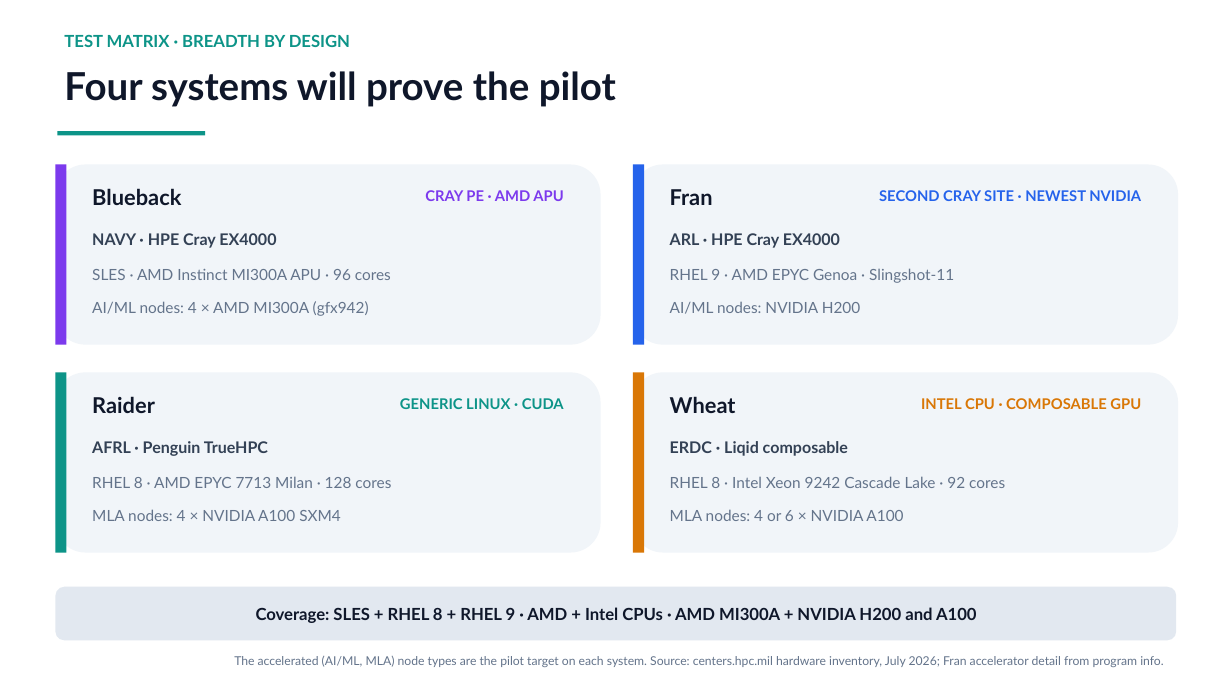
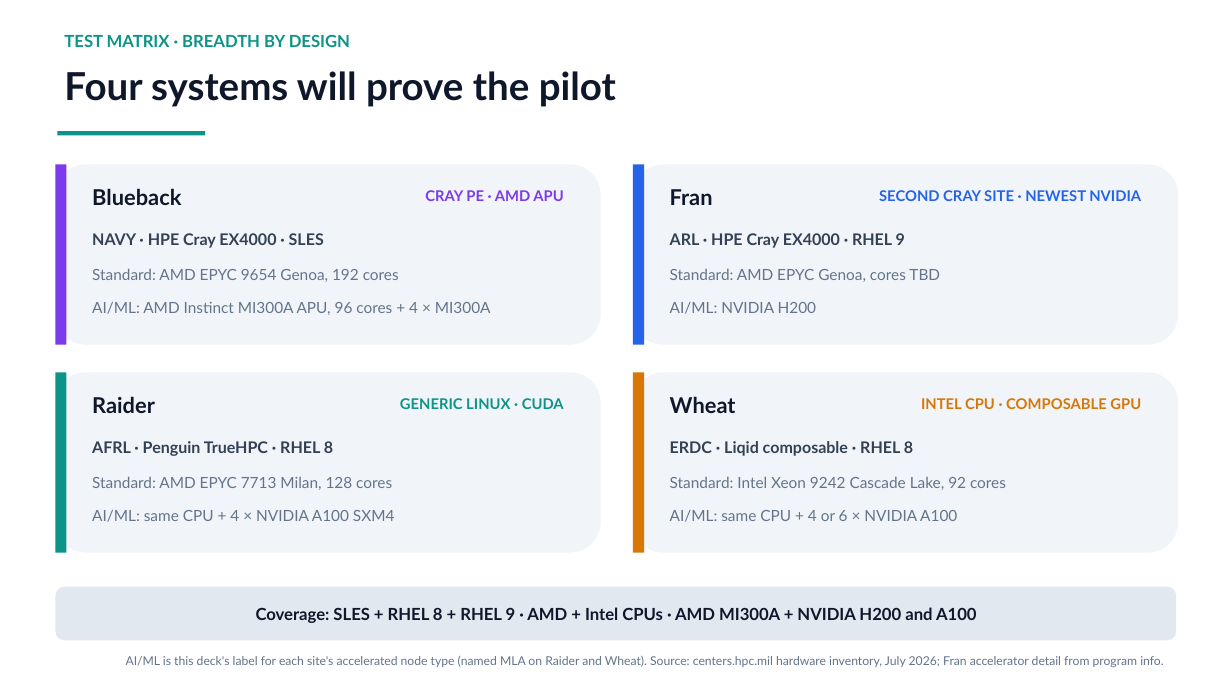
Before and after one commit to ray12514/stack-planning, a slide deck: slide 8 of presentations/cse_lanes_model.pptx. Drawn at 1232x693 pixels with LibreOffice and Linux fonts; fonts in the diff are those of the drawing. Boxes give left, top, right and bottom in pixels: in the first picture for what was removed or moved away, otherwise in the second. Text is boxed around its words. In the diff, an @@ line names an element or a change of style, - is before the commit and + after.

Commit message:
Pilot systems slide: one shape per card, one label for accelerated nodes
Every card now reads the same way: site, vendor, and OS on one line,
then the standard compute node, then the accelerated node. Drops the
Slingshot-11 mention (no fabric shown for the other three) and the
gfx942 arch code (no equivalent shown for the NVIDIA parts). Uses AI/ML
throughout instead of mixing AI/ML and MLA; the footer records that
Raider and Wheat name that node type MLA. Fran's standard-node core
count is marked TBD rather than inferred from the other EX4000s.

```diff
--- a/presentations/cse_lanes_model.pptx
+++ b/presentations/cse_lanes_model.pptx
@@ text at (92,233,324,248): text changed @@
-NAVY · HPE Cray EX4000
+NAVY · HPE Cray EX4000 · SLES
@@ text at (670,233,905,248): text changed @@
-ARL · HPE Cray EX4000
+ARL · HPE Cray EX4000 · RHEL 9
@@ text at (92,268,399,282): text changed @@
-SLES · AMD Instinct MI300A APU · 96 cores
+Standard: AMD EPYC 9654 Genoa, 192 cores
@@ text at (670,269,940,282): text changed @@
-RHEL 9 · AMD EPYC Genoa · Slingshot-11
+Standard: AMD EPYC Genoa, cores TBD
@@ text at (92,302,491,315): text changed @@
-AI/ML nodes: 4 × AMD MI300A (gfx942)
+AI/ML: AMD Instinct MI300A APU, 96 cores + 4 × MI300A
@@ text at (670,302,817,314): text changed @@
-AI/ML nodes: NVIDIA H200
+AI/ML: NVIDIA H200
@@ text at (92,441,333,456): text changed @@
-AFRL · Penguin TrueHPC
+AFRL · Penguin TrueHPC · RHEL 8
@@ text at (670,441,913,456): text changed @@
-ERDC · Liqid composable
+ERDC · Liqid composable · RHEL 8
@@ text at (92,476,392,490): text changed @@
-RHEL 8 · AMD EPYC 7713 Milan · 128 cores
+Standard: AMD EPYC 7713 Milan, 128 cores
@@ text at (670,476,1006,490): text changed @@
-RHEL 8 · Intel Xeon 9242 Cascade Lake · 92 cores
+Standard: Intel Xeon 9242 Cascade Lake, 92 cores
@@ text at (92,510,394,522): text changed @@
-MLA nodes: 4 × NVIDIA A100 SXM4
+AI/ML: same CPU + 4 × NVIDIA A100 SXM4
@@ text at (670,510,957,522): text changed @@
-MLA nodes: 4 or 6 × NVIDIA A100
+AI/ML: same CPU + 4 or 6 × NVIDIA A100
@@ text at (126,656,1163,667): text changed @@
-The accelerated (AI/ML, MLA) node types are the pilot target on each system. Source: centers.hpc.mil hardware inventory, July 2026; Fran accelerator detail from program info.
+AI/ML is this deck's label for each site's accelerated node type (named MLA on Raider and Wheat). Source: centers.hpc.mil hardware inventory, July 2026; Fran accelerator detail from program info.
```
Also in this commit, not shown: 1 other file.
